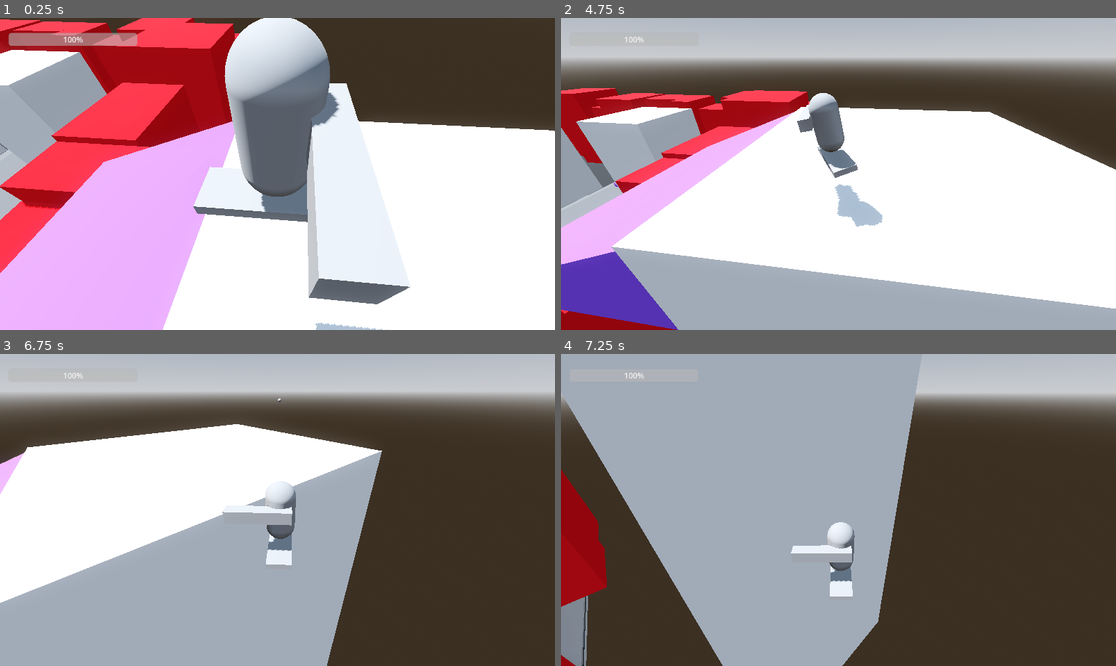
Above: before the commit, frames 1-4 (two rows, left to right).
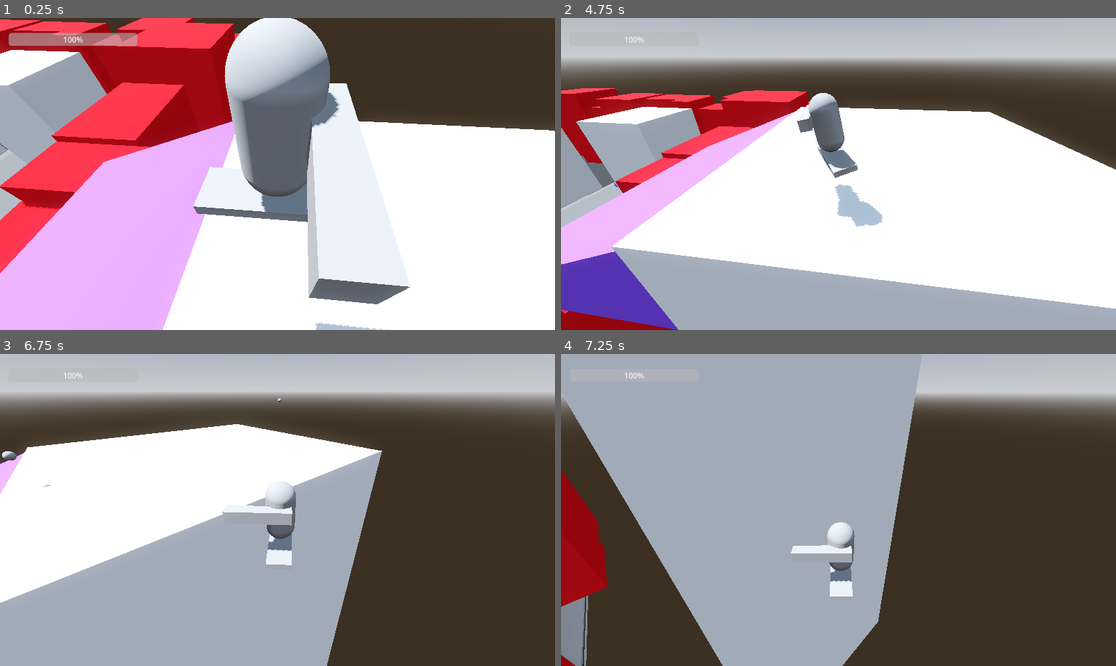
Above: after the commit, the same moments.

Repository: highrower/big-mode-26
Game: Godot game, scene res://Worlds/prototype_level.tscn
Two runs of this game, one before a commit and one after it. Both use one fixed random seed, a clock stepped at 60 frames per second and the inputs below.
Inputs (mouse positions are in pixels of both pictures, inside the frame that each line leads up to):
- Up to frame 1 (0.25 s): no input
- Up to frame 2 (4.75 s): tap Enter at 0.5 s; move the mouse to (960, 158) at 0.52 s; hold D (move_right) 0.53-1.28 s; click (960, 158) at 0.6 s; tap Space (jump) at 0.77, 1.52, 3.02, 3.77, 4.52 s; move the mouse to (727, 189) at 1.27 s; hold S (brake) 1.28-2.03 s; click (727, 189) at 1.35 s; move the mouse to (894, 105) at 2.02 s; hold D (move_right) 2.03-2.78 s; hold Shift (drift) 2.03-2.78 s; click (894, 105) at 2.3 s; move the mouse to (810, 236) at 2.77 s; hold W (accelerate) 2.78-3.53 s; click (810, 236) at 2.85 s; move the mouse to (1005, 220) at 3.52 s; hold A (move_left) from 3.53 s (still down); click (1005, 220) at 3.6 s; move the mouse to (672, 127) at 4.27 s; tap Shift (drift) at 4.35 s; click (672, 127) at 4.55 s
- Up to frame 3 (6.75 s): move the mouse to (305, 510) at 5.02 s; release A (move_left) at 5.03 s; hold S (brake) 5.03-5.78 s; click (305, 510) at 5.1 s; move the mouse to (194, 432) at 5.77 s; hold D (move_right) 5.78-6.53 s; click (194, 432) at 5.85 s; tap Space (jump) at 6.02 s; move the mouse to (399, 494) at 6.52 s; hold W (accelerate) from 6.53 s (still down); hold Shift (drift) from 6.53 s (still down)
- Up to frame 4 (7.25 s): keep holding W (accelerate); keep holding Shift (drift); tap Space (jump) at 6.77 s; click (960, 494) at 6.8 s

Frames 1-2 are identical in both runs. In frame 3, less than 0.1% of the frame differs, in the area x 0-10%, y 31-43%; in frame 4, nothing differs.

Commit message:
Implemented Parrying

Diff:
--- a/Worlds/prototype_level.tscn
+++ b/Worlds/prototype_level.tscn
@@ -442,4 +442,10 @@
 [node name="DroneShootingEnemy" parent="." unique_id=1337185290 instance=ExtResource("3_u15jy")]
 transform = Transform3D(1, 0, 0, 0, 1, 0, 0, 0, 1, 12.839058, 46.312317, 5.670361)
 
+[node name="DroneShootingEnemy2" parent="." unique_id=595844139 instance=ExtResource("3_u15jy")]
+
+[node name="DroneShootingEnemy3" parent="." unique_id=1788845920 instance=ExtResource("3_u15jy")]
+
+[node name="DroneShootingEnemy4" parent="." unique_id=1134249463 instance=ExtResource("3_u15jy")]
+
 [connection signal="player_health_update" from="Player" to="CanvasLayer/ProgressBar" method="_on_player_player_health_update"]
--- a/canon_ball.gd
+++ b/canon_ball.gd
@@ -1,8 +1,12 @@
 extends CharacterBody3D
 
+@export var hitbox_radius := 0.5
 @export var speed := 50.0
 @export var damage := 50.0
 var can_damage_groups : Array
+
+func _ready() -> void:
+	$CollisionShape3D.shape.radius = hitbox_radius
 
 func setup(speed,damage,can_damage_groups):
 	self.speed = speed
@@ -24,3 +28,7 @@
 				body.take_damage(damage)
 				break
 	self.queue_free()
+
+func parry():
+	speed *= -1
+	can_damage_groups = ["enemy_team"]
--- a/enemies/behaviors/shoot_at.tscn
+++ b/enemies/behaviors/shoot_at.tscn
@@ -7,6 +7,7 @@
 can_damage_groups = ["player_team"]
 
 [node name="Cooldown" type="Timer" parent="." unique_id=705371003]
+one_shot = true
 
 [node name="Node3D" type="Node3D" parent="." unique_id=1470509755]
 
--- a/enemies/projectiles/canon_ball.tscn
+++ b/enemies/projectiles/canon_ball.tscn
@@ -3,10 +3,11 @@
 [ext_resource type="Script" uid="uid://bw7s3ihjj2hrf" path="res://canon_ball.gd" id="1_pcn56"]
 
 [sub_resource type="SphereShape3D" id="SphereShape3D_3bq7v"]
+resource_local_to_scene = true
 
 [sub_resource type="SphereMesh" id="SphereMesh_qmb2e"]
 
-[node name="CanonBall" type="CharacterBody3D" unique_id=205635804]
+[node name="CanonBall" type="CharacterBody3D" unique_id=205635804 groups=["parryable"]]
 script = ExtResource("1_pcn56")
 
 [node name="CollisionShape3D" type="CollisionShape3D" parent="." unique_id=416801603]
--- a/player/weapons/bat.gd
+++ b/player/weapons/bat.gd
@@ -24,6 +24,8 @@
 			for i in get_overlapping_bodies():
 				if i.is_in_group("enemy_team") and i.is_in_group("damagable"):
 					hit(i)
+				if i.is_in_group("parryable"):
+					i.parry()
 
 func hit(target):
 	target.take_damage(damage)
--- a/player/weapons/bat.tscn
+++ b/player/weapons/bat.tscn
@@ -3,7 +3,7 @@
 [ext_resource type="Script" uid="uid://bgg7pwjl1p4x0" path="res://player/weapons/bat.gd" id="1_u1mwi"]
 
 [sub_resource type="BoxShape3D" id="BoxShape3D_u1mwi"]
-size = Vector3(10, 5.3428955, 10)
+size = Vector3(15, 6, 15)
 
 [sub_resource type="BoxMesh" id="BoxMesh_u1mwi"]
 size = Vector3(5, 1, 1)
@@ -17,6 +17,7 @@
 shape = SubResource("BoxShape3D_u1mwi")
 
 [node name="Cooldown" type="Timer" parent="." unique_id=2107882825]
+wait_time = 0.5
 one_shot = true
 
 [node name="TempAnim" type="Node3D" parent="." unique_id=1541743018]
--- a/project.godot
+++ b/project.godot
@@ -20,6 +20,7 @@
 damagable=""
 player_team=""
 enemy_team=""
+parryable=""
 
 [input]
 
--- a/shoot_at.gd
+++ b/shoot_at.gd
@@ -1,10 +1,15 @@
 extends Behaviour
 
 var can_attack : bool = true
+@export var hitbox_radius := 0.5
+@export var cooldown_time := 2.0
 @export var projectile_scene : PackedScene
 @export var speed := 50.0
 @export var damage := 50.0
 @export var can_damage_groups : Array
+
+func _ready() -> void:
+	$Cooldown.wait_time=cooldown_time
 
 func _on_cooldown_timeout() -> void:
 	can_attack = true
